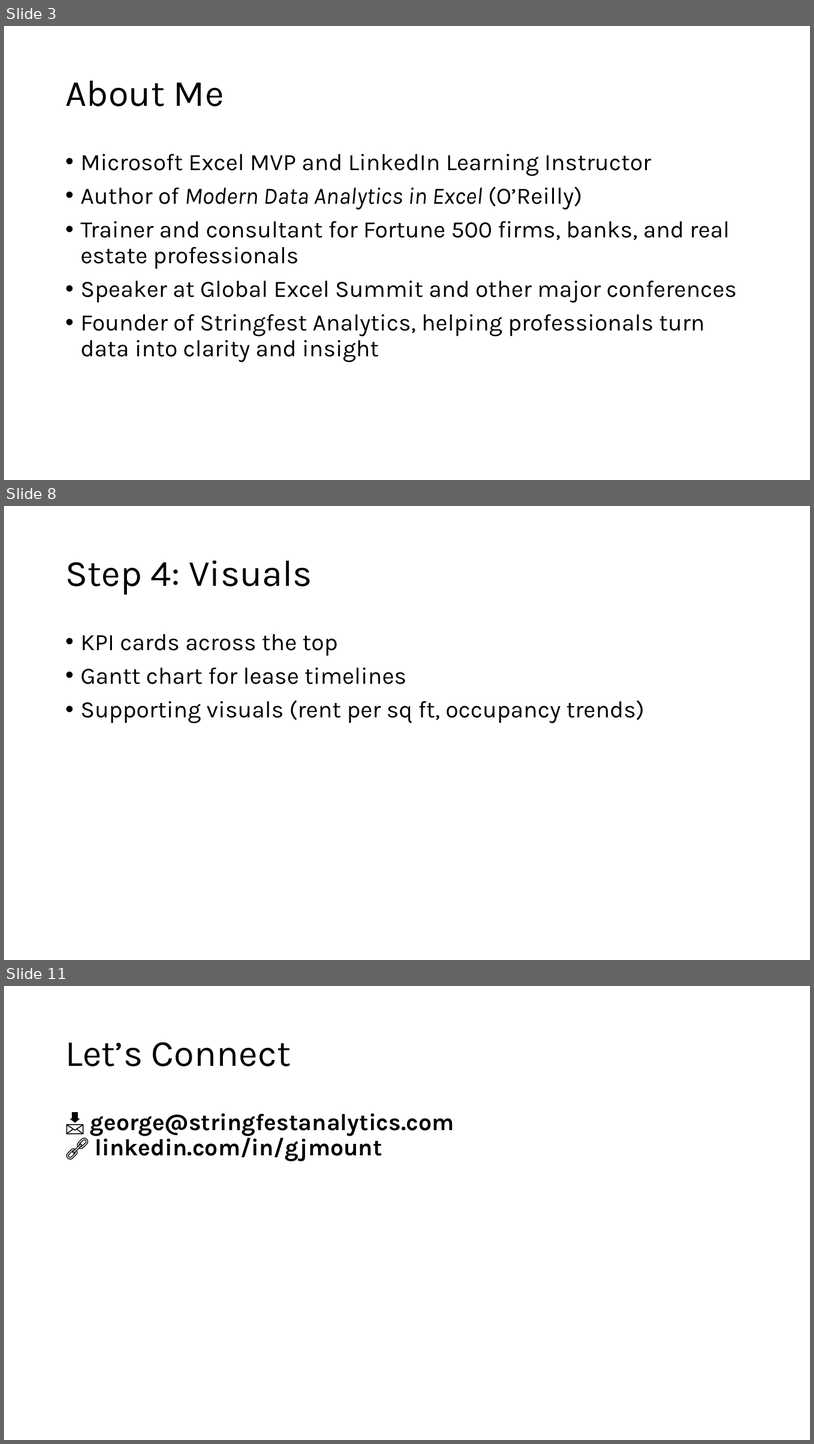
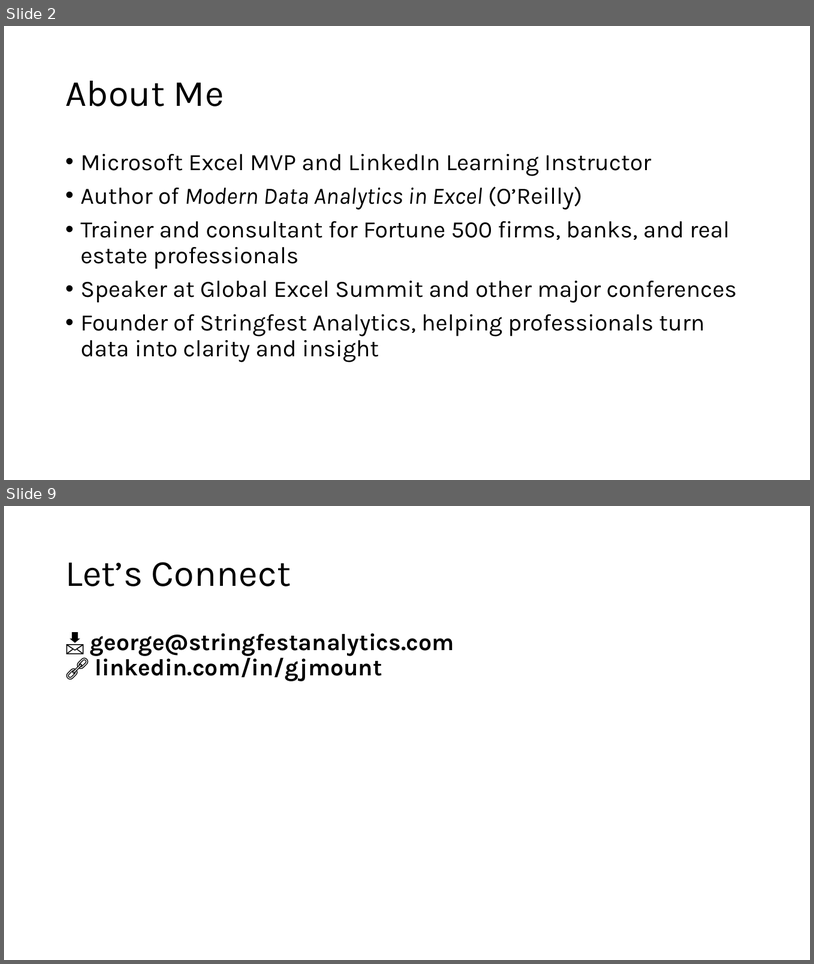
Before and after one commit to stringfestdata/bayfield-2026-webinar-1, a slide deck: bayfield-webinar-1-slides.pptx. Shown one above the other, each under a label of ours: slides 3, 8 and 11 before the commit, slides 2 and 9 after it; the slides between them are not shown. The pictures are 814x1444 and 814x964 pixels, drawn with LibreOffice and Linux fonts; fonts in the diff are those of the drawing. Boxes give left, top, right and bottom in pixels: in the first picture for what was removed or moved away, otherwise in the second. Text is boxed around its words. In the diff, an @@ line names an element or a change of style, - is before the commit and + after.

```diff
--- a/bayfield-webinar-1-slides.pptx
+++ b/bayfield-webinar-1-slides.pptx
@@ slide 8 removed at (4,506,810,960), background #FFFFFF @@
@@ title removed at (65,560,312,595) @@
-Step 4: Visuals
@@ text removed at (81,634,645,723) @@
-• KPI cards across the top
-• Gantt chart for lease timelines
-• Supporting visuals (rent per sq ft, occupancy trends)
@@ what was slide 3 is now slide 2 @@
@@ what was slide 11 is now slide 9 @@
```
Also in this commit, not shown: 4 slides changed, 3 slides added, 5 other slides removed, 2 other files.
